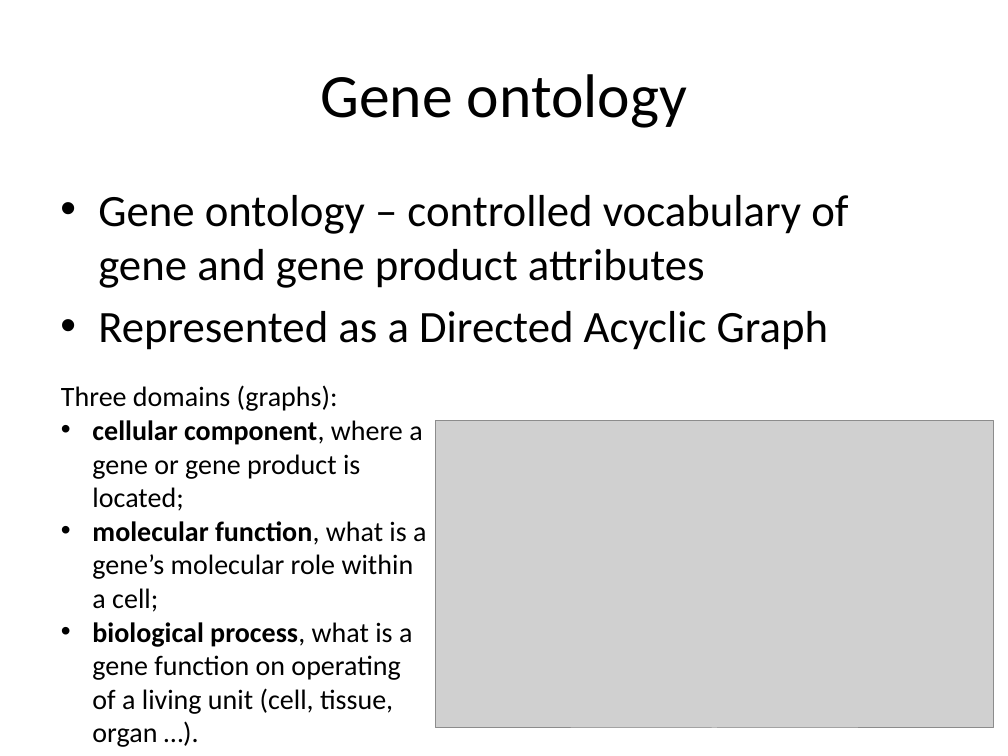
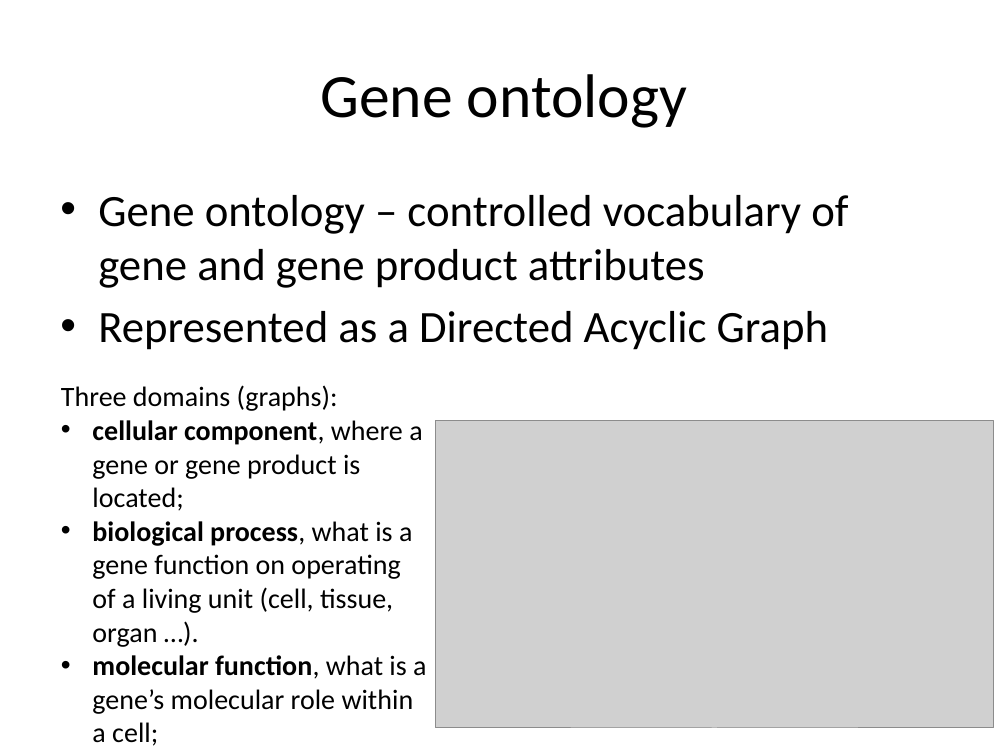
Before and after one commit to mdozmorov/ci-workshop, a slide deck: slide 5 of Slides/Annotation_and_enrichment.pptx. Drawn at 1008x756 pixels with LibreOffice and Linux fonts; fonts in the diff are those of the drawing; grey boxes stand for pictures. Boxes give left, top, right and bottom in pixels: in the first picture for what was removed or moved away, otherwise in the second. Text is boxed around its words. In the diff, an @@ line names an element or a change of style, - is before the commit and + after.

```diff
--- a/Slides/Annotation_and_enrichment.pptx
+++ b/Slides/Annotation_and_enrichment.pptx
@@ text at box(92, 521, 412, 647): paragraph added @@
+• biological process, what is a gene function on operating of a living unit (cell, tissue, organ …).
@@ text at box(92, 622, 412, 747): paragraph removed @@
-• biological process, what is a gene function on operating of a living unit (cell, tissue, organ …).
```
Also in this commit, not shown: 3 other slides changed, 2 other files.
